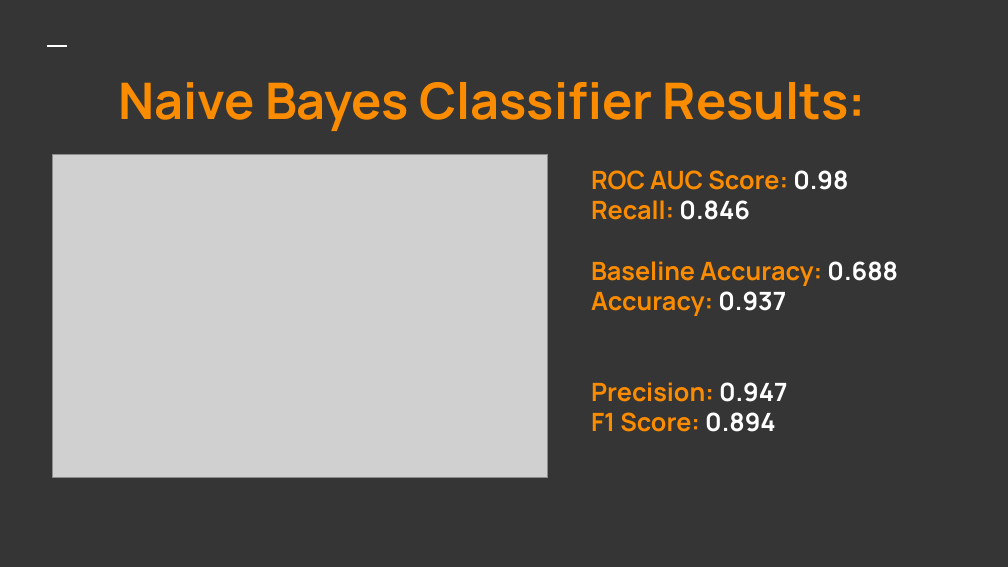
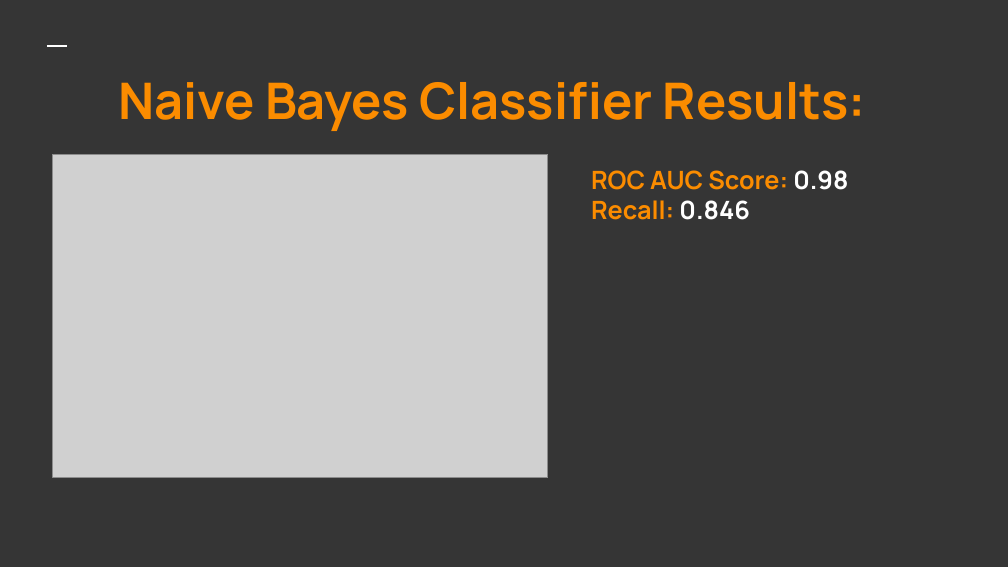
Before and after one commit to har1113/techx_online_toxicity_classification, a slide deck: slide 14 of Taming The Trolls.pptx (slide 15 before the commit). Drawn at 1008x567 pixels with LibreOffice and Linux fonts; fonts in the diff are those of the drawing; grey boxes stand for pictures. Boxes give left, top, right and bottom in pixels: in the first picture for what was removed or moved away, otherwise in the second. Text is boxed around its words. In the diff, an @@ line names an element or a change of style, - is before the commit and + after.

```diff
--- a/Taming The Trolls.pptx
+++ b/Taming The Trolls.pptx
@@ text at (591, 261, 898, 432): paragraphs removed @@
-Baseline Accuracy: 0.688
-Accuracy: 0.937
-Precision: 0.947
-F1 Score: 0.894
```
Also in this commit, not shown: 5 other slides changed, 1 slide added, 2 slides removed.
